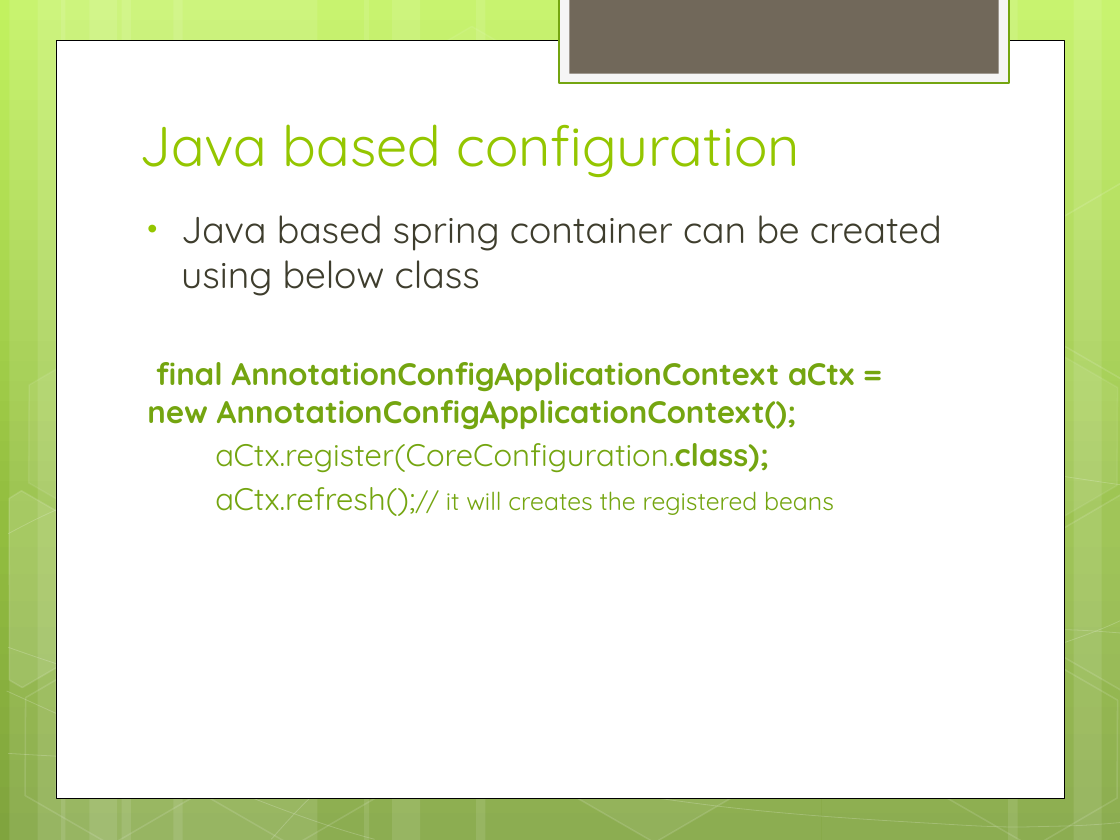
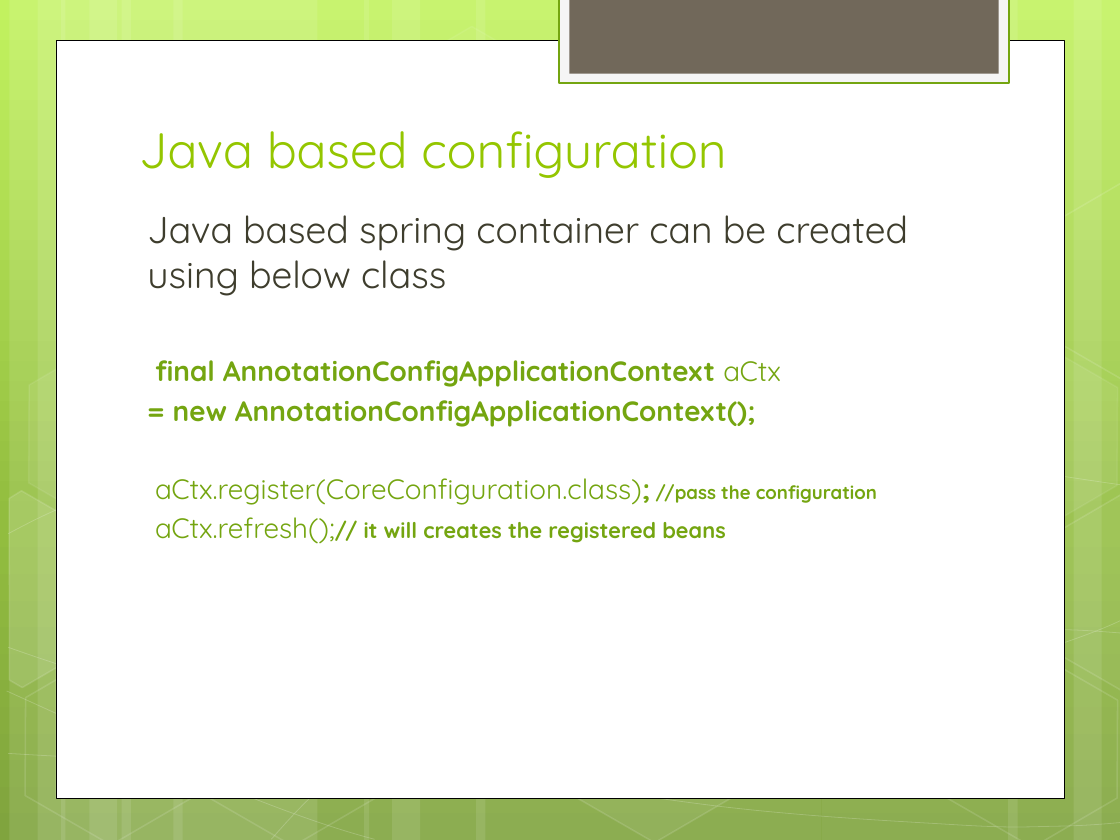
Before and after one commit to IPython-Learn/spring-java-training, a slide deck: slide 8 of SpringJavaTraining.pptx (slide 6 before the commit). Drawn at 1120x840 pixels with LibreOffice and Linux fonts; fonts in the diff are those of the drawing. Boxes give left, top, right and bottom in pixels: in the first picture for what was removed or moved away, otherwise in the second. Text is boxed around its words. In the diff, an @@ line names an element or a change of style, - is before the commit and + after.

Commit message:
conditional beans

```diff
--- a/SpringJavaTraining.pptx
+++ b/SpringJavaTraining.pptx
@@ title "Java based configuration" at bbox=[139, 131, 726, 178]: size 36 to 32 pt @@
@@ text at bbox=[147, 215, 908, 544]: size 20 to 18 pt in "aCtx.refresh();//"; size 16 to 14 pt, bold on in "aCtx.refresh();// it will creates the registered beans"; bullet • to none @@
@@ text at bbox=[155, 360, 877, 505]: text changed; size 20 to 18 pt @@
-final AnnotationConfigApplicationContext aCtx = new AnnotationConfigApplicationContext();
-aCtx.register(CoreConfiguration.class);
+final AnnotationConfigApplicationContext aCtx
+= new AnnotationConfigApplicationContext();
+aCtx.register(CoreConfiguration.class); //pass the configuration
```
Also in this commit, not shown: 7 other slides changed, 6 slides added, 8 slides removed, 23 other files.
